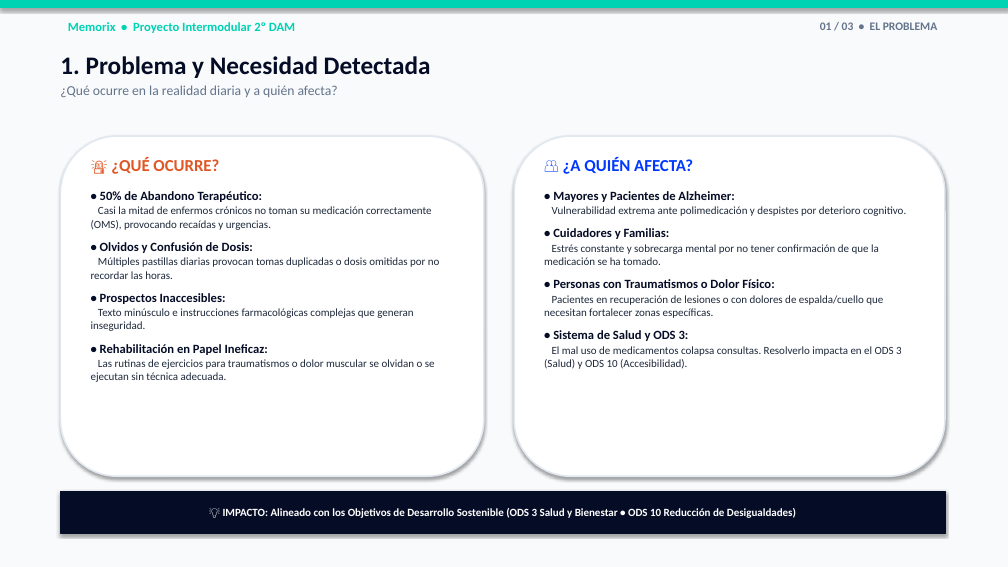
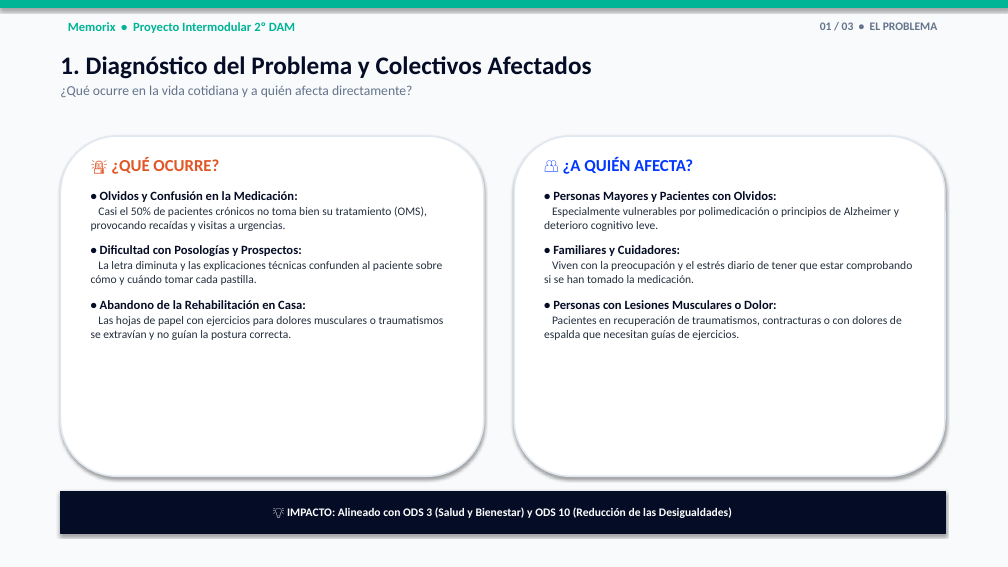
Before and after one commit to Kaik180/Curso-Dam2, a slide deck: slide 1 of Proyecto intermodular/UD1/Tarea0-2DAM/Tarea0_Memorix_Presentacion.pptx. Drawn at 1008x567 pixels with LibreOffice and Linux fonts; fonts in the diff are those of the drawing. Boxes give left, top, right and bottom in pixels: in the first picture for what was removed or moved away, otherwise in the second. Text is boxed around its words. In the diff, an @@ line names an element or a change of style, - is before the commit and + after.

Commit message:
docs(intermodular): polish Tarea 0 files with student name and natural voice

```diff
--- a/Proyecto intermodular/UD1/Tarea0-2DAM/Tarea0_Memorix_Presentacion.pptx
+++ b/Proyecto intermodular/UD1/Tarea0-2DAM/Tarea0_Memorix_Presentacion.pptx
@@ rectangle at (0,0,1008,8): fill #00D2B4 to #00B496; outline #00D2B4 0.75 pt to #00B496 0.75 pt @@
@@ text "Memorix • Proyecto Intermodular 2º ..." at (68,22,295,33): text colour #00D2B4 to #00B496 @@
@@ text at (60,56,592,97): text changed @@
-1. Problema y Necesidad Detectada
-¿Qué ocurre en la realidad diaria y a quién afecta?
+1. Diagnóstico del Problema y Colectivos Afectados
+¿Qué ocurre en la vida cotidiana y a quién afecta directamente?
@@ text at (91,191,444,340): text changed; size 10.5 to 11 pt; text colour #1E293B to #232F3E @@
-• 50% de Abandono Terapéutico:
-Casi la mitad de enfermos crónicos no toman su medicación correctamente (OMS), provocando recaídas y urgencias.
-• Olvidos y Confusión de Dosis:
-Múltiples pastillas diarias provocan tomas duplicadas o dosis omitidas por no recordar las horas.
-• Prospectos Inaccesibles:
-Texto minúsculo e instrucciones farmacológicas complejas que generan inseguridad.
-• Rehabilitación en Papel Ineficaz:
-Las rutinas de ejercicios para traumatismos o dolor muscular se olvidan o se ejecutan sin técnica adecuada.
+• Olvidos y Confusión en la Medicación:
+Casi el 50% de pacientes crónicos no toma bien su tratamiento (OMS), provocando recaídas y visitas a urgencias.
+• Dificultad con Posologías y Prospectos:
+La letra diminuta y las explicaciones técnicas confunden al paciente sobre cómo y cuándo tomar cada pastilla.
+• Abandono de la Rehabilitación en Casa:
+Las hojas de papel con ejercicios para dolores musculares o traumatismos se extravían y no guían la postura correcta.
@@ text at (544,191,912,340): text changed; size 10.5 to 11 pt; text colour #1E293B to #232F3E @@
-• Mayores y Pacientes de Alzheimer:
-Vulnerabilidad extrema ante polimedicación y despistes por deterioro cognitivo.
-• Cuidadores y Familias:
-Estrés constante y sobrecarga mental por no tener confirmación de que la medicación se ha tomado.
-• Personas con Traumatismos o Dolor Físico:
-Pacientes en recuperación de lesiones o con dolores de espalda/cuello que necesitan fortalecer zonas específicas.
-• Sistema de Salud y ODS 3:
-El mal uso de medicamentos colapsa consultas. Resolverlo impacta en el ODS 3 (Salud) y ODS 10 (Accesibilidad).
+• Personas Mayores y Pacientes con Olvidos:
+Especialmente vulnerables por polimedicación o principios de Alzheimer y deterioro cognitivo leve.
+• Familiares y Cuidadores:
+Viven con la preocupación y el estrés diario de tener que estar comprobando si se han tomado la medicación.
+• Personas con Lesiones Musculares o Dolor:
+Pacientes en recuperación de traumatismos, contracturas o con dolores de espalda que necesitan guías de ejercicios.
@@ text in rectangle at (287,507,732,518): text changed; size 10.5 to 11 pt @@
-💡 IMPACTO: Alineado con los Objetivos de Desarrollo Sostenible (ODS 3 Salud y Bienestar • ODS 10 Reducción de Desigualdades)
+💡 IMPACTO: Alineado con ODS 3 (Salud y Bienestar) y ODS 10 (Reducción de las Desigualdades)
```
Also in this commit, not shown: 2 other slides changed, 4 other files.
